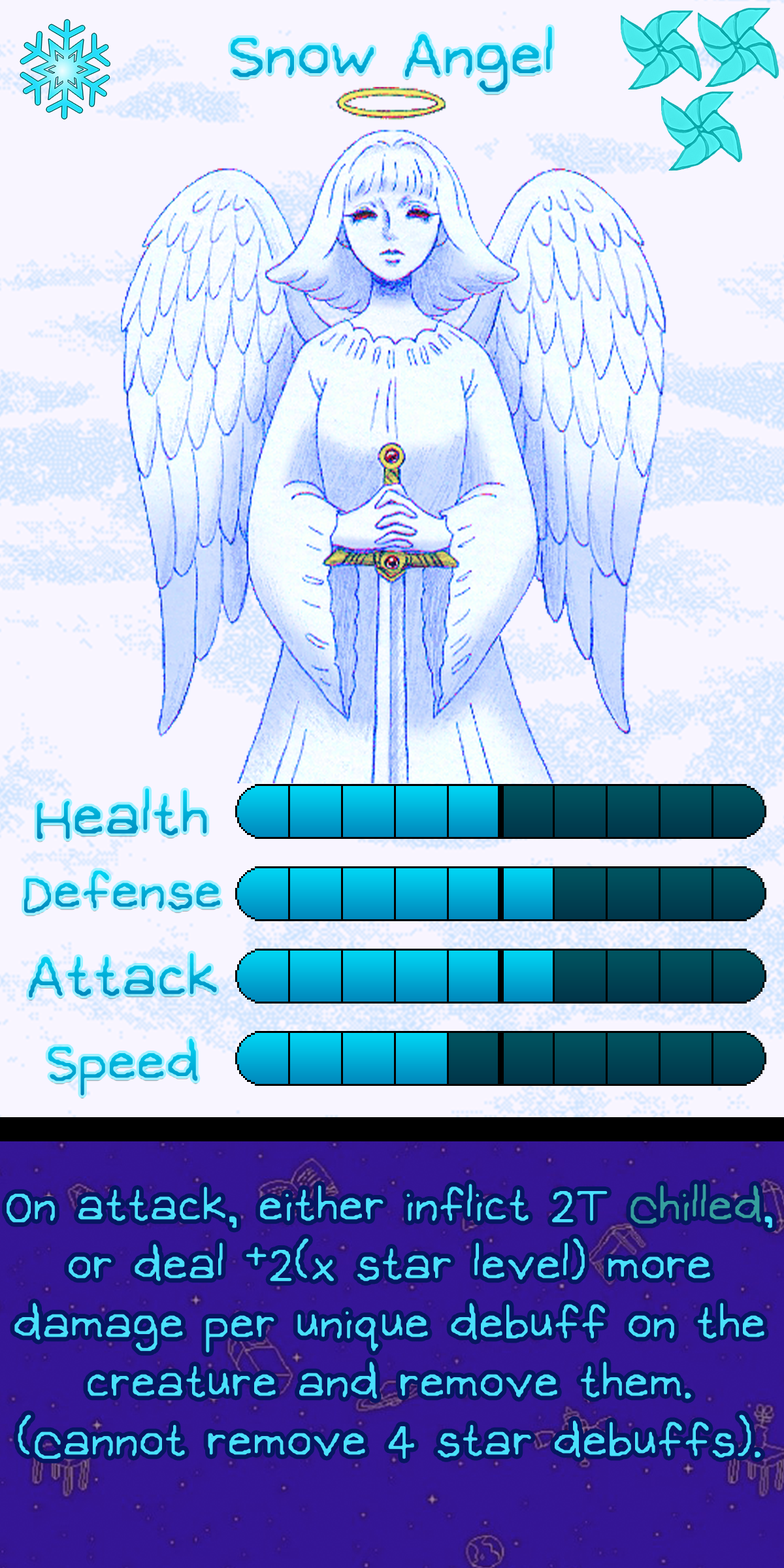
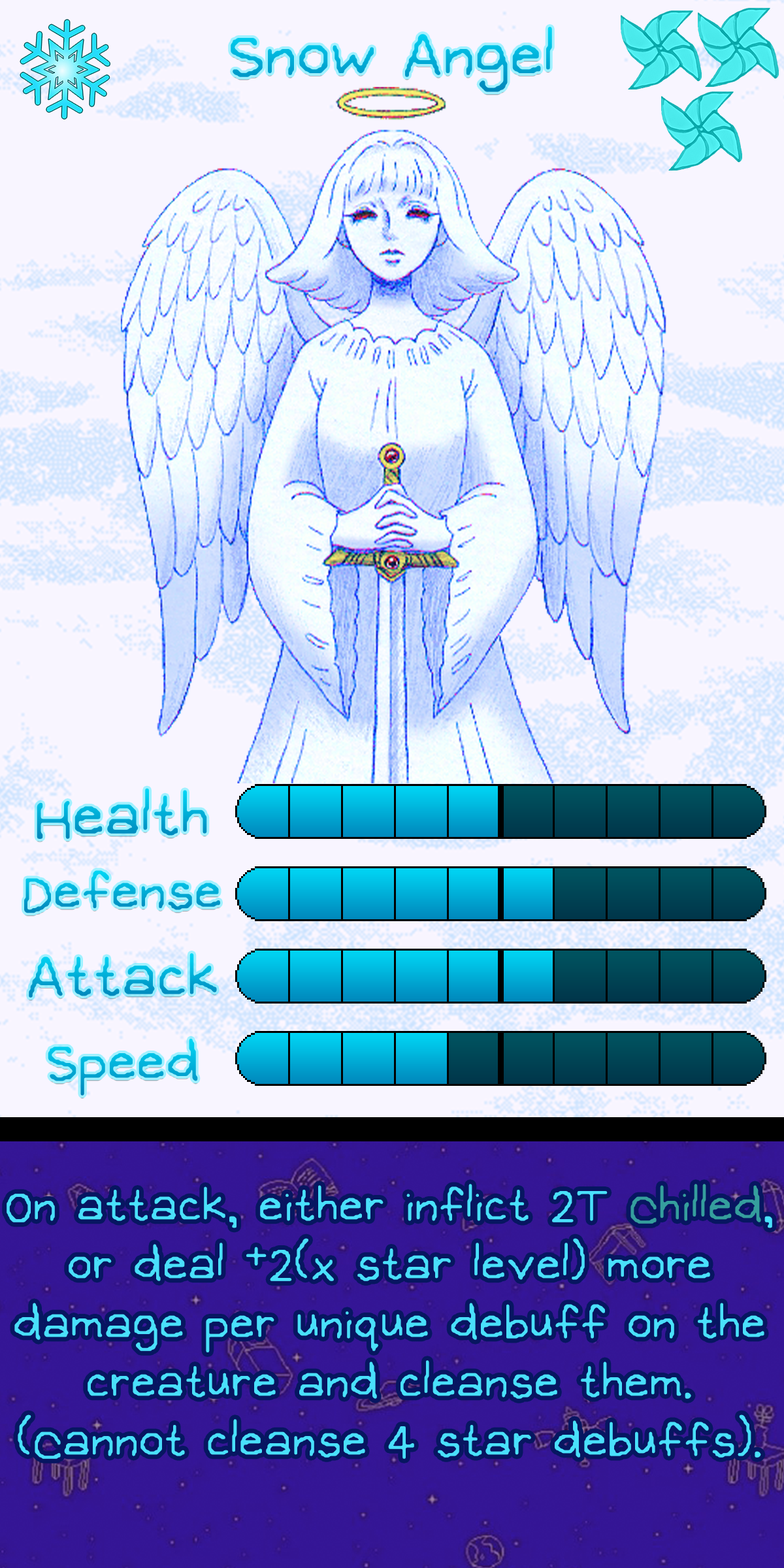
Layers edited between the first and the second 784px x 1568px image:
painted on "Ability" over [17, 1360, 762, 1459]